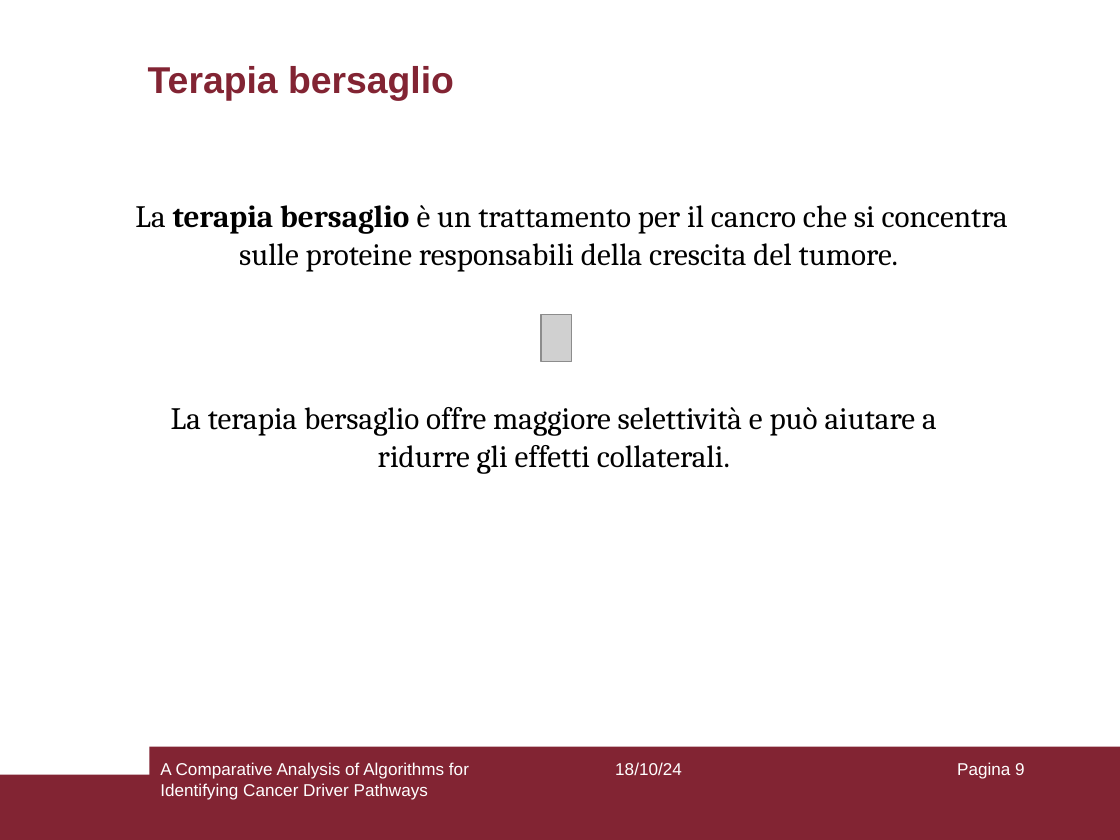
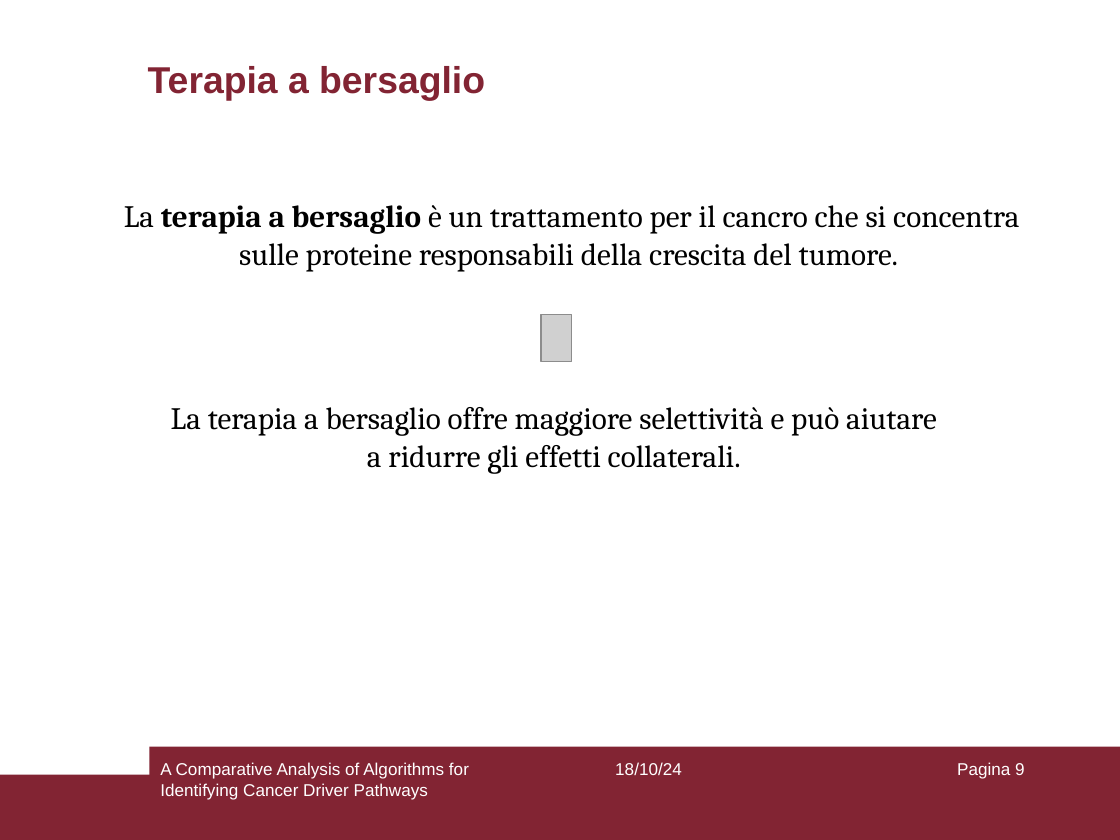
Before and after one commit to aflaag/bsc-thesis, a slide deck: slide 9 of presentation/slides.odp. Drawn at 1120x840 pixels with LibreOffice and Linux fonts; fonts in the diff are those of the drawing; grey boxes stand for pictures. Boxes give left, top, right and bottom in pixels: in the first picture for what was removed or moved away, otherwise in the second. Text is boxed around its words. In the diff, an @@ line names an element or a change of style, - is before the commit and + after.

```diff
--- a/presentation/slides.odp
+++ b/presentation/slides.odp
@@ title at box(148, 66, 485, 100): text changed @@
-Terapia bersaglio
+Terapia a bersaglio
@@ text at box(124, 205, 1019, 271): text changed @@
-La terapia bersaglio è un trattamento per il cancro che si concentra sulle proteine responsabili della crescita del tumore.
+La terapia a bersaglio è un trattamento per il cancro che si concentra sulle proteine responsabili della crescita del tumore.
@@ text at box(171, 407, 937, 473): text changed @@
-La terapia bersaglio offre maggiore selettività e può aiutare a ridurre gli effetti collaterali.
+La terapia a bersaglio offre maggiore selettività e può aiutare a ridurre gli effetti collaterali.
```
Also in this commit, not shown: 12 other slides changed, 2 slides added, 6 other files.
